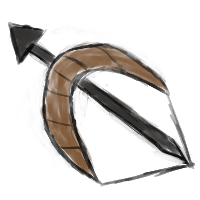
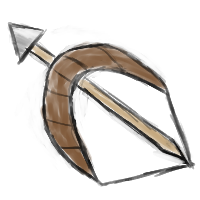
Revision of a layered 200×200 image; what changed, layer by layer:
painted on "Calque de dessin 3" over [75, 78, 192, 187]
added layer "Calque de dessin 7" in group "COuleurs" over [7, 23, 192, 187]
hid "Calque de dessin 6" over [7, 23, 192, 187]
